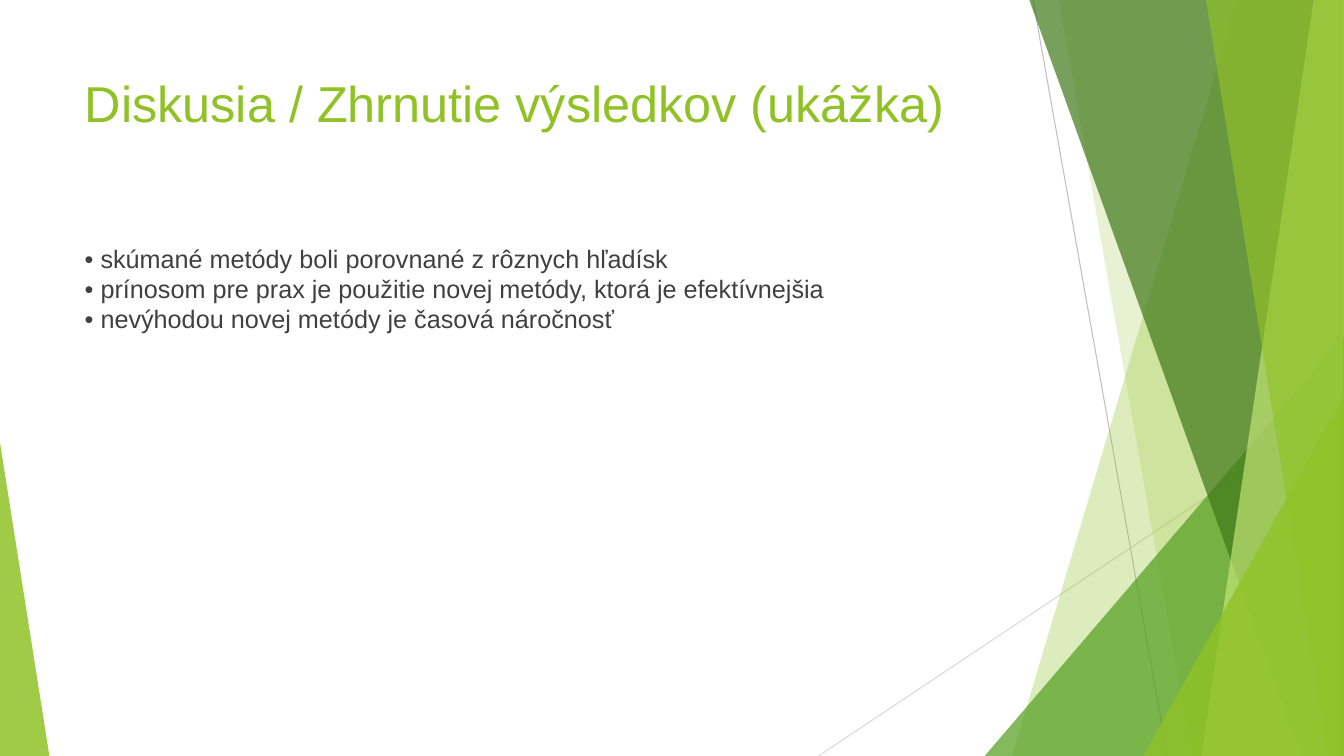
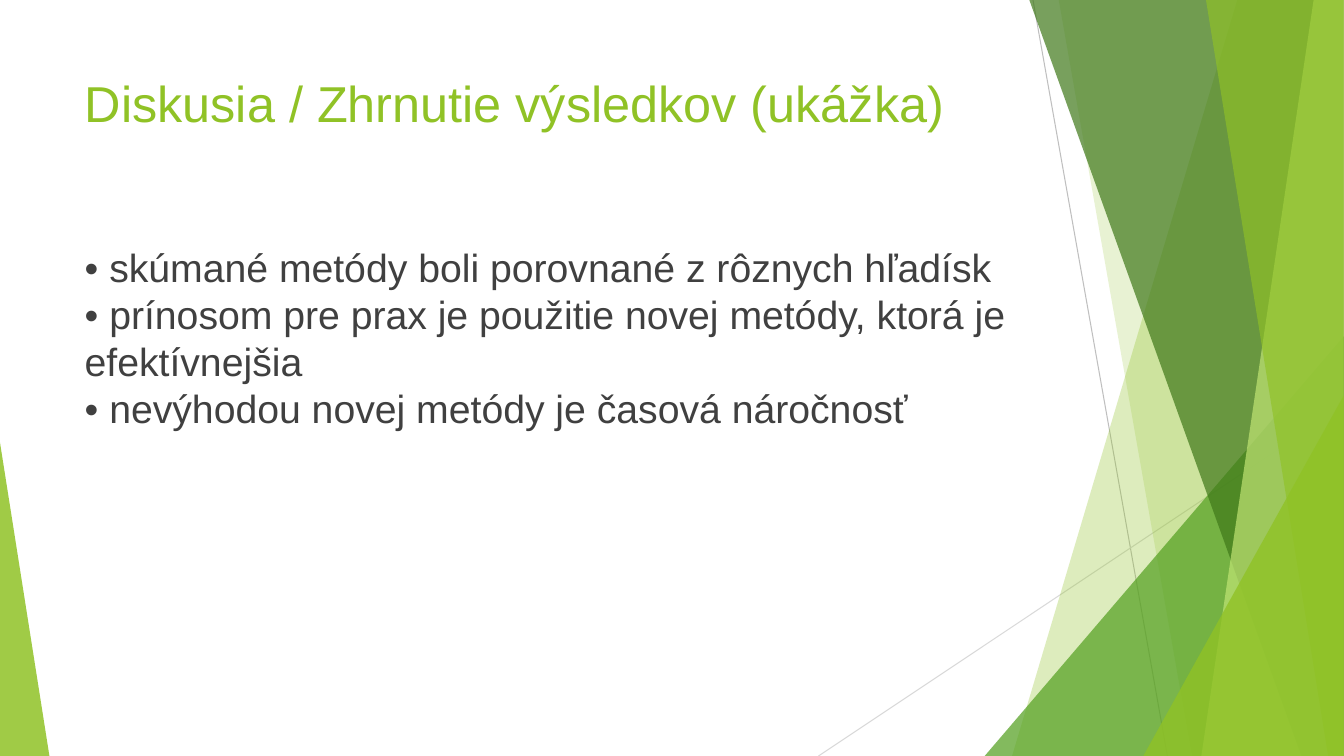
Before and after one commit to gameblaer/zaverecna_praca_bc, a slide deck: slide 7 of Prezentacia_Vrták_Martin.pptx. Drawn at 1344x756 pixels with LibreOffice and Linux fonts; fonts in the diff are those of the drawing. Boxes give left, top, right and bottom in pixels: in the first picture for what was removed or moved away, otherwise in the second. Text is boxed around its words. In the diff, an @@ line names an element or a change of style, - is before the commit and + after.

```diff
--- a/Prezentacia_Vrták_Martin.pptx
+++ b/Prezentacia_Vrták_Martin.pptx
@@ text "• skúmané metódy boli porovnané ..." at (85, 253, 1006, 431): size 18 to 28 pt @@
```
Also in this commit, not shown: 4 other slides changed, 1 slide removed.
